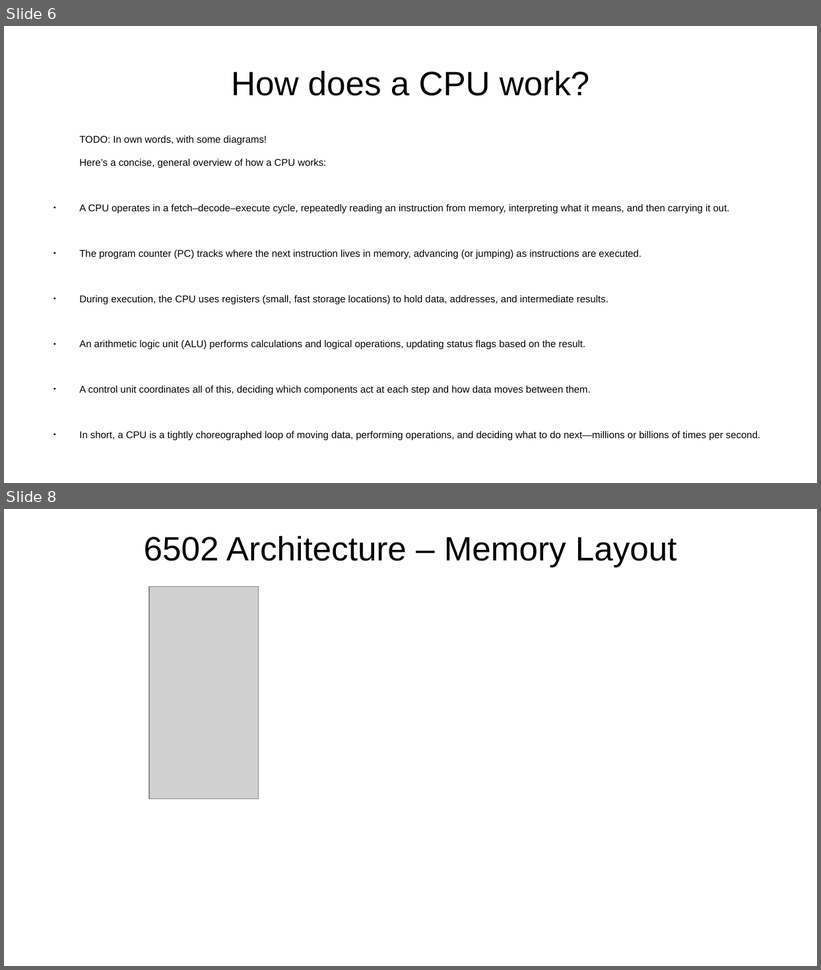
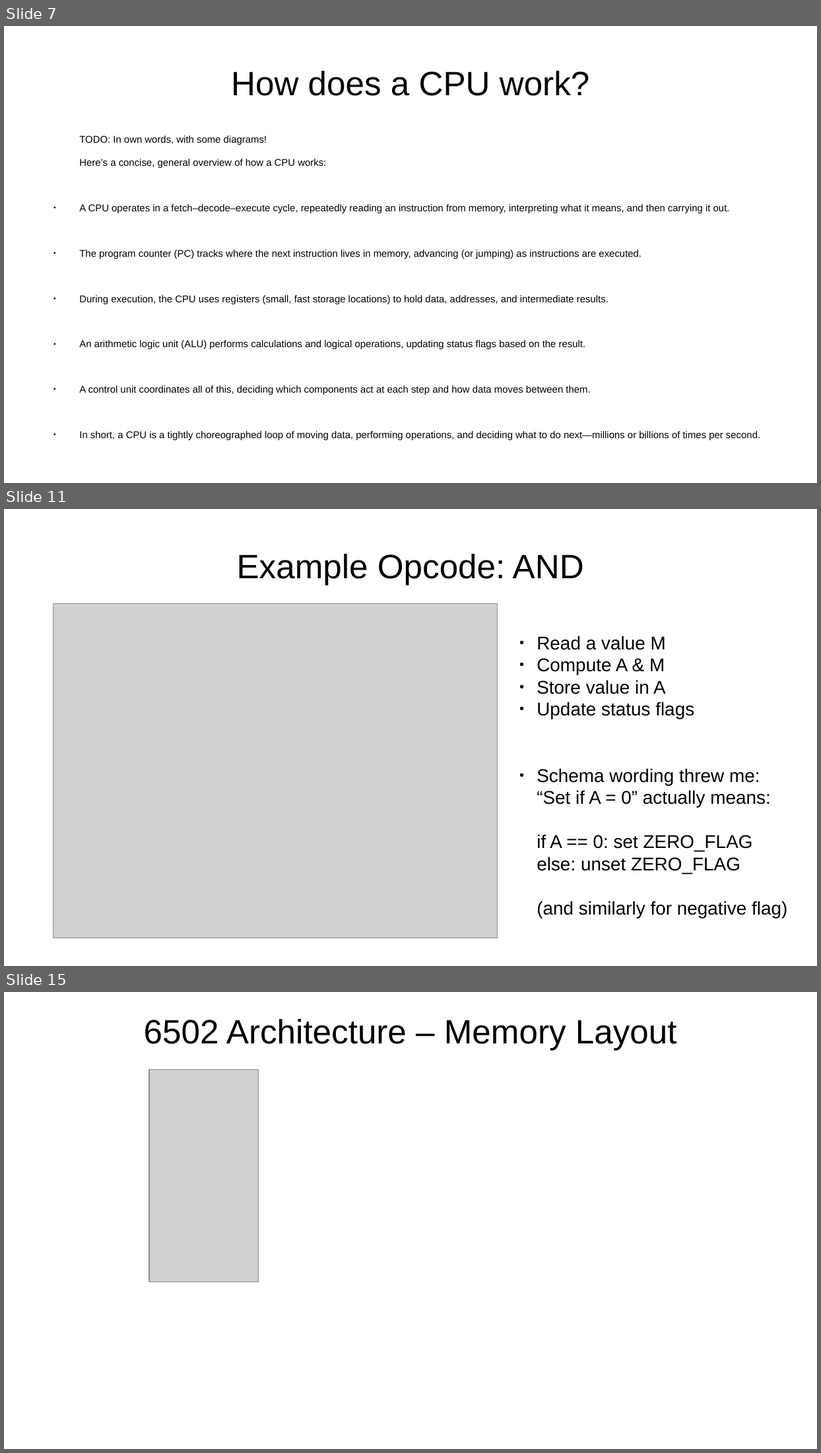
Before and after one commit to RevsRev/nes, a slide deck: tech-talk/NES emulator.odp. Shown one above the other, each under a label of ours: slides 6 and 8 before the commit, slides 7, 11 and 15 after it; the slides between them are not shown. The pictures are 821x970 and 821x1453 pixels, drawn with LibreOffice and Linux fonts; fonts in the diff are those of the drawing; grey boxes stand for pictures; background and template pictures are left out. Boxes give left, top, right and bottom in pixels: in the first picture for what was removed or moved away, otherwise in the second. Text is boxed around its words. In the diff, an @@ line names an element or a change of style, - is before the commit and + after.

```diff
--- a/tech-talk/NES emulator.odp
+++ b/tech-talk/NES emulator.odp
@@ slide 11 added at [4,509,817,966], background picture (left out) @@
@@ title added at [237,554,584,586], 33 pt, text #000000 @@
+Example Opcode: AND
@@ picture added at [54,603,498,939] @@
@@ text added at [537,636,787,918], 18 pt, text #000000 @@
+● Read a value M
+● Compute A & M
+● Store value in A
+● Update status flags
+● Schema wording threw me: “Set if A = 0” actually means:
+  if A == 0: set ZERO_FLAG
+  else: unset ZERO_FLAG
+  (and similarly for negative flag)
@@ what was slide 6 is now slide 7 @@
@@ what was slide 8 is now slide 15 @@
```
Also in this commit, not shown: 2 slides changed, 13 other slides added, 9 other files.
